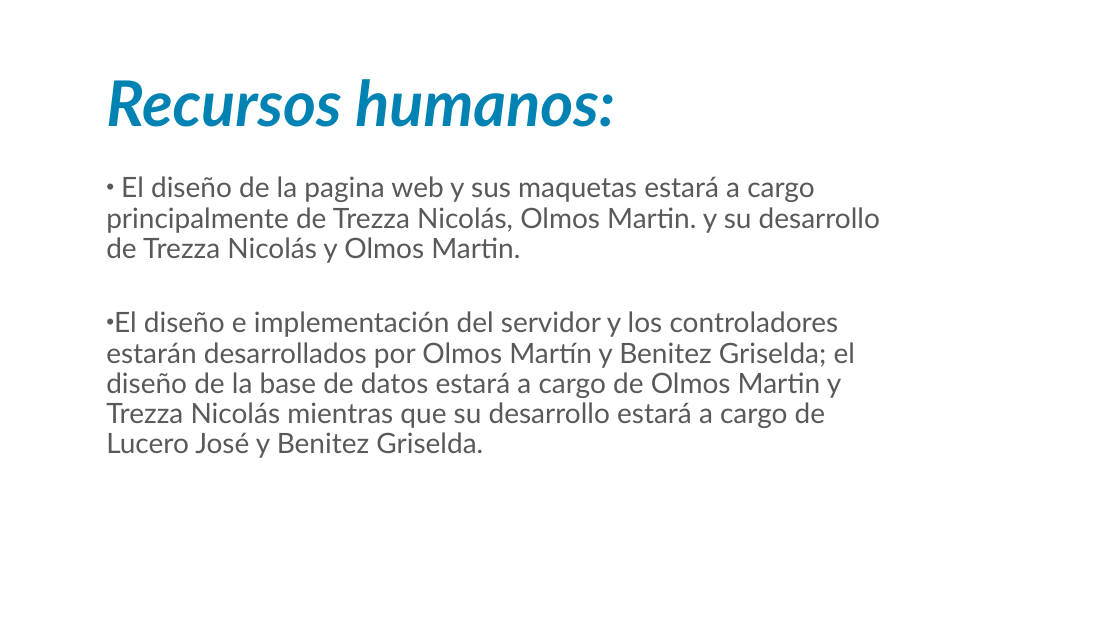
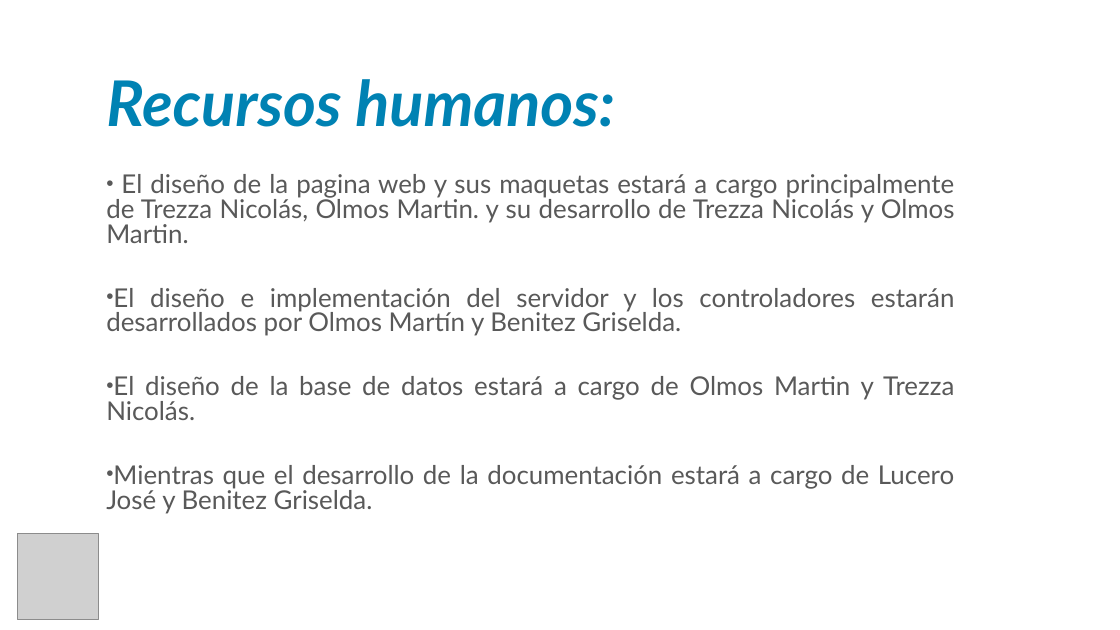
Before and after one commit to NicoTrezza/GestionDePedidos, a slide deck: slide 6 of Gestor de Pedidos1.pptx. Drawn at 1120x630 pixels with LibreOffice and Linux fonts; fonts in the diff are those of the drawing; grey boxes stand for pictures; background and template pictures are left out. Boxes give left, top, right and bottom in pixels: in the first picture for what was removed or moved away, otherwise in the second. Text is boxed around its words. In the diff, an @@ line names an element or a change of style, - is before the commit and + after.

```diff
--- a/Gestor de Pedidos1.pptx
+++ b/Gestor de Pedidos1.pptx
@@ text at (106, 174, 955, 243): size 24 to 22.2 pt in "El diseño de la pagina web y ..."; alignment left to justified; line spacing 0.9 to 0.8 @@
@@ text at (106, 288, 955, 514): text changed; size 24 to 22.2 pt @@
-• El diseño e implementación del servidor y los controladores estarán desarrollados por Olmos Martín y Benitez Griselda; el diseño de la base de datos estará a cargo de Olmos Martin y Trezza Nicolás mientras que su desarrollo estará a cargo de Lucero José y Benitez Griselda.
+• El diseño e implementación del servidor y los controladores estarán desarrollados por Olmos Martín y Benitez Griselda.
+• El diseño de la base de datos estará a cargo de Olmos Martin y Trezza Nicolás.
+• Mientras que el desarrollo de la documentación estará a cargo de Lucero José y Benitez Griselda.
@@ picture added at (18, 534, 98, 619) @@
```
Also in this commit, not shown: 14 other slides changed.
